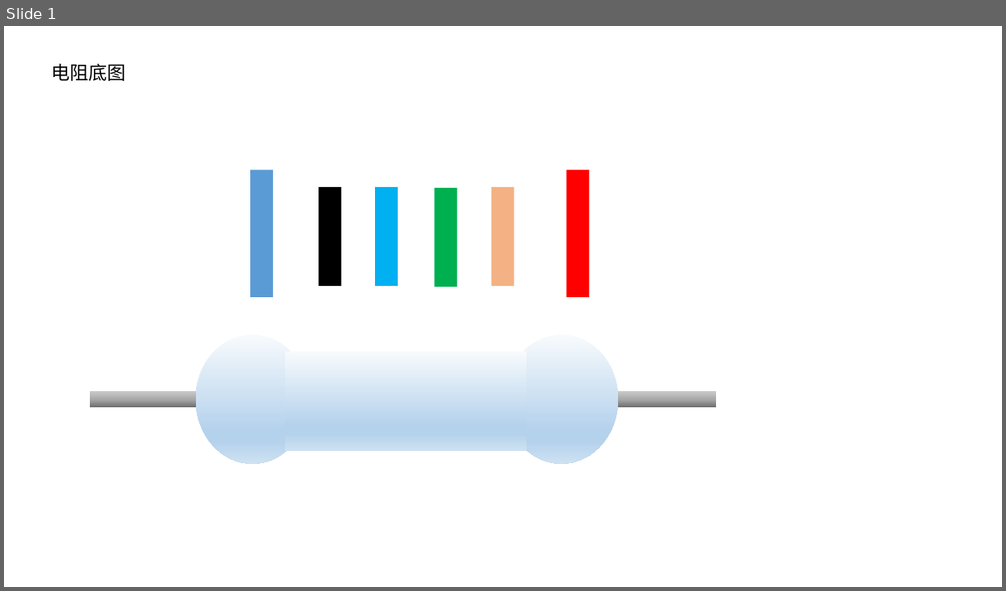
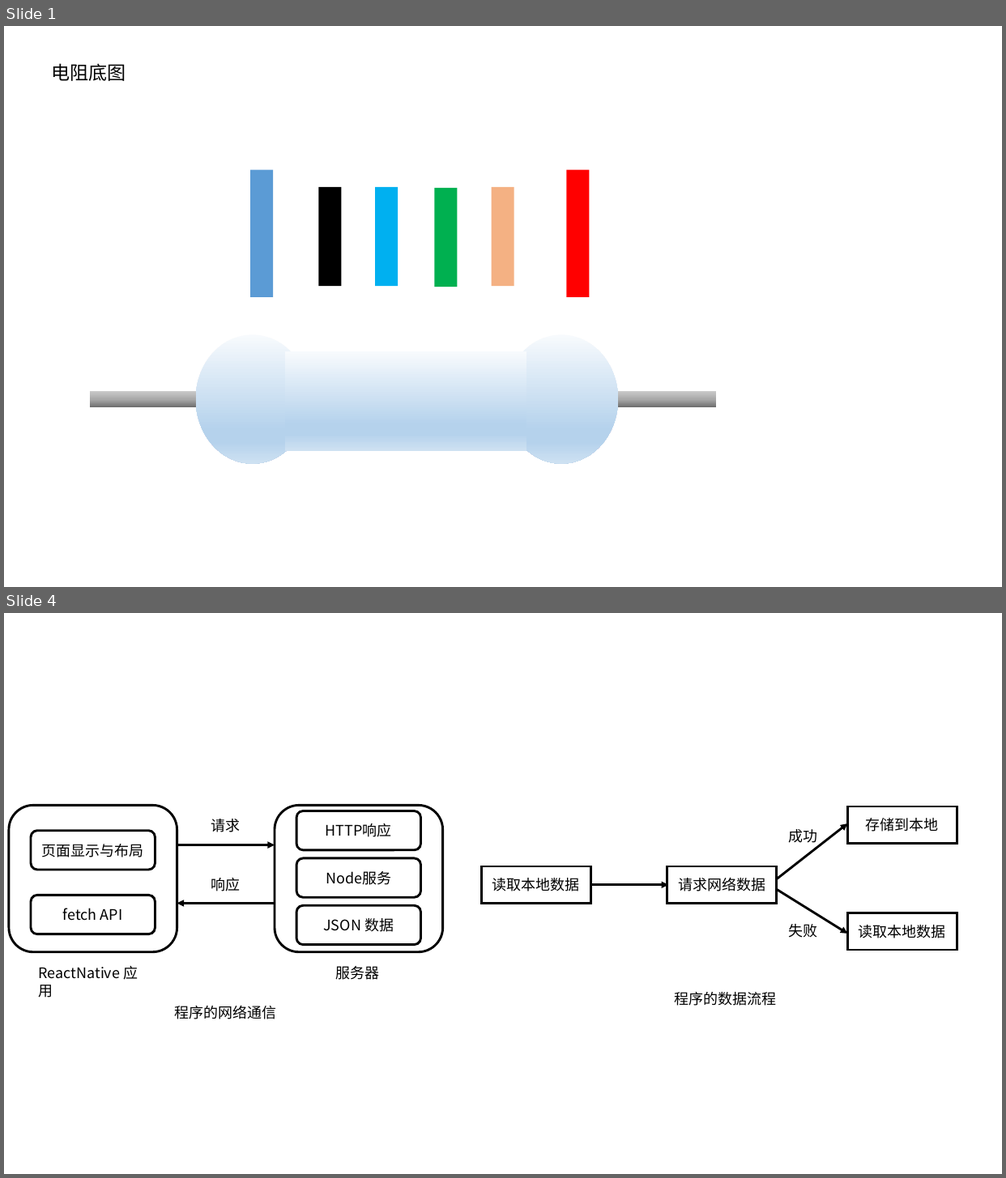
Before and after one commit to goozyshi/Gooit, a slide deck: Gooit自绘图标.pptx. Shown one above the other, each under a label of ours: slide 1 before the commit, slides 1 and 4 after it; the slides between them are not shown. The pictures are 1006x591 and 1006x1178 pixels, drawn with LibreOffice and Linux fonts; fonts in the diff are those of the drawing. Boxes give left, top, right and bottom in pixels: in the first picture for what was removed or moved away, otherwise in the second. Text is boxed around its words. In the diff, an @@ line names an element or a change of style, - is before the commit and + after.

```diff
--- a/Gooit自绘图标.pptx
+++ b/Gooit自绘图标.pptx
@@ slide 4 added at bbox=[4, 613, 1002, 1174], background #FFFFFF @@
@@ group added at bbox=[482, 807, 957, 1006]: 4 rectangles, 3 arrows, 3 texts @@
+读取本地数据
+请求网络数据
+存储到本地
+读取本地数据
+成功
+失败
+程序的数据流程
@@ group added at bbox=[9, 806, 443, 1020]: 7 rounded rectangles, 5 texts, 2 arrows @@
+页面显示与布局
+fetch API
+HTTP响应
+Node服务
+JSON 数据
+请求
+响应
+ReactNative 应用
+服务器
+程序的网络通信
```
Also in this commit, not shown: 1 slide changed, 2 other slides added, 2 slides removed, 21 other files.
